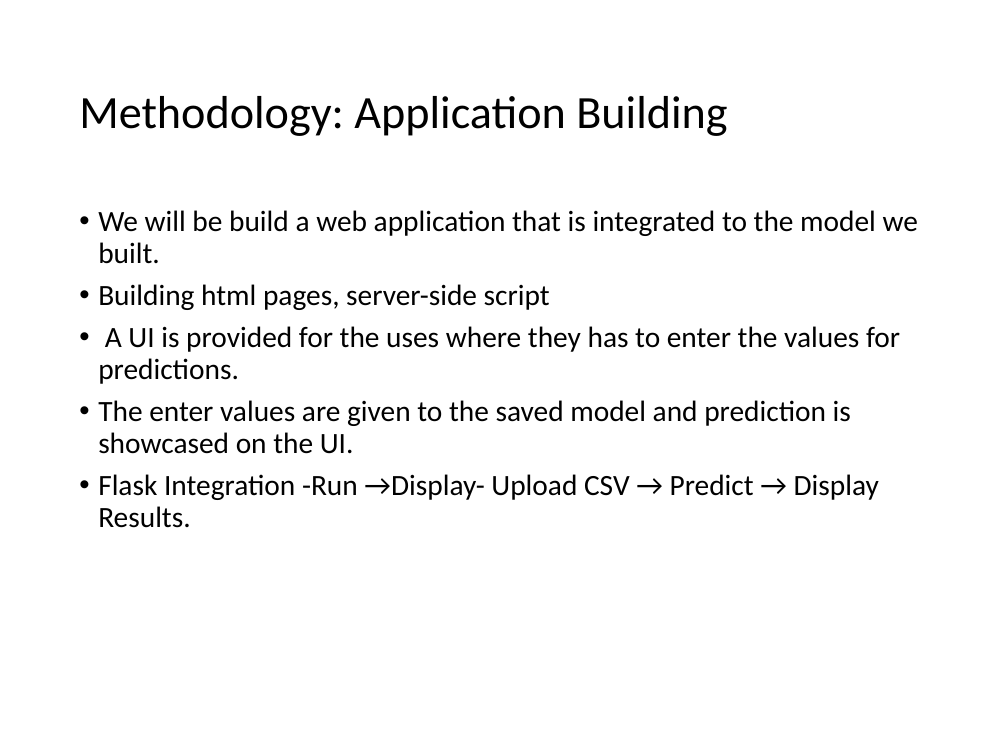
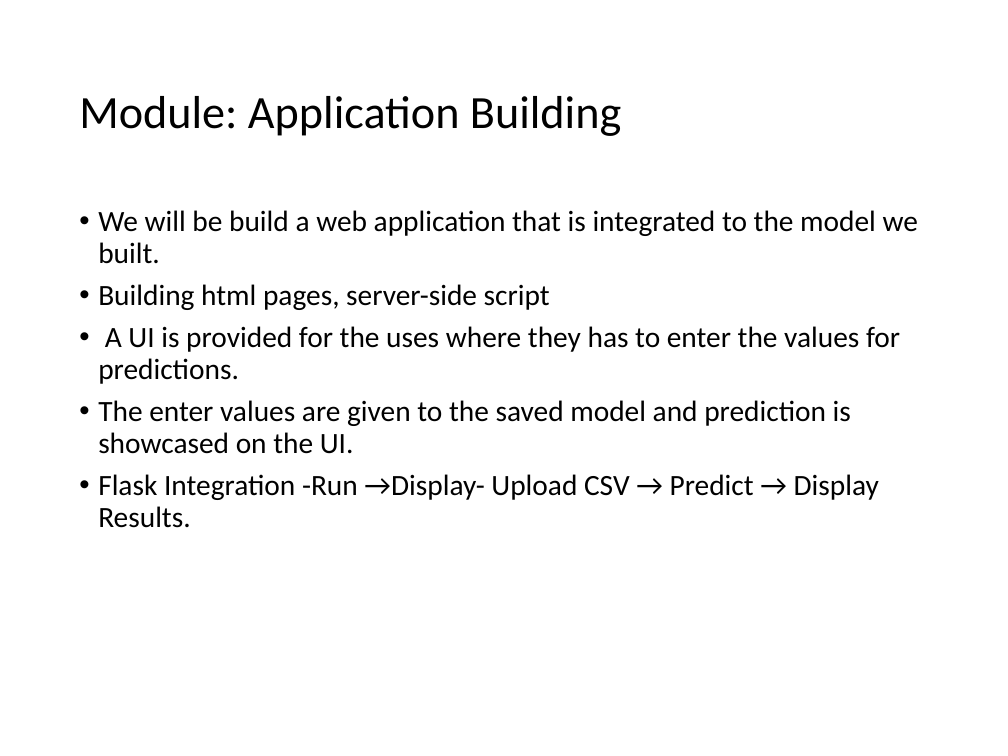
Before and after one commit to swetha-01-max/Estimating-stock-prediction-, a slide deck: slide 17 of Stock_Prediction_Flask_Project_Presentation1.pptx (slide 12 before the commit). Drawn at 1008x756 pixels with LibreOffice and Linux fonts; fonts in the diff are those of the drawing; background and template pictures are left out. Boxes give left, top, right and bottom in pixels: in the first picture for what was removed or moved away, otherwise in the second. Text is boxed around its words. In the diff, an @@ line names an element or a change of style, - is before the commit and + after.

```diff
--- a/Stock_Prediction_Flask_Project_Presentation1.pptx
+++ b/Stock_Prediction_Flask_Project_Presentation1.pptx
@@ title at bbox=[79, 96, 621, 136]: text changed @@
-Methodology: Application Building
+Module: Application Building
```
Also in this commit, not shown: 8 other slides changed, 6 slides added, 1 slide removed.
